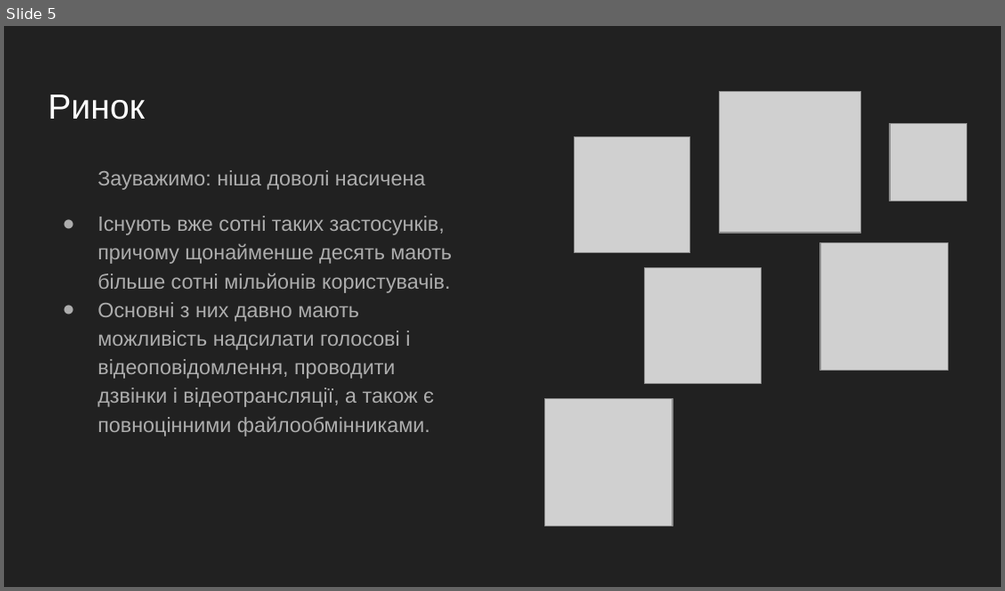
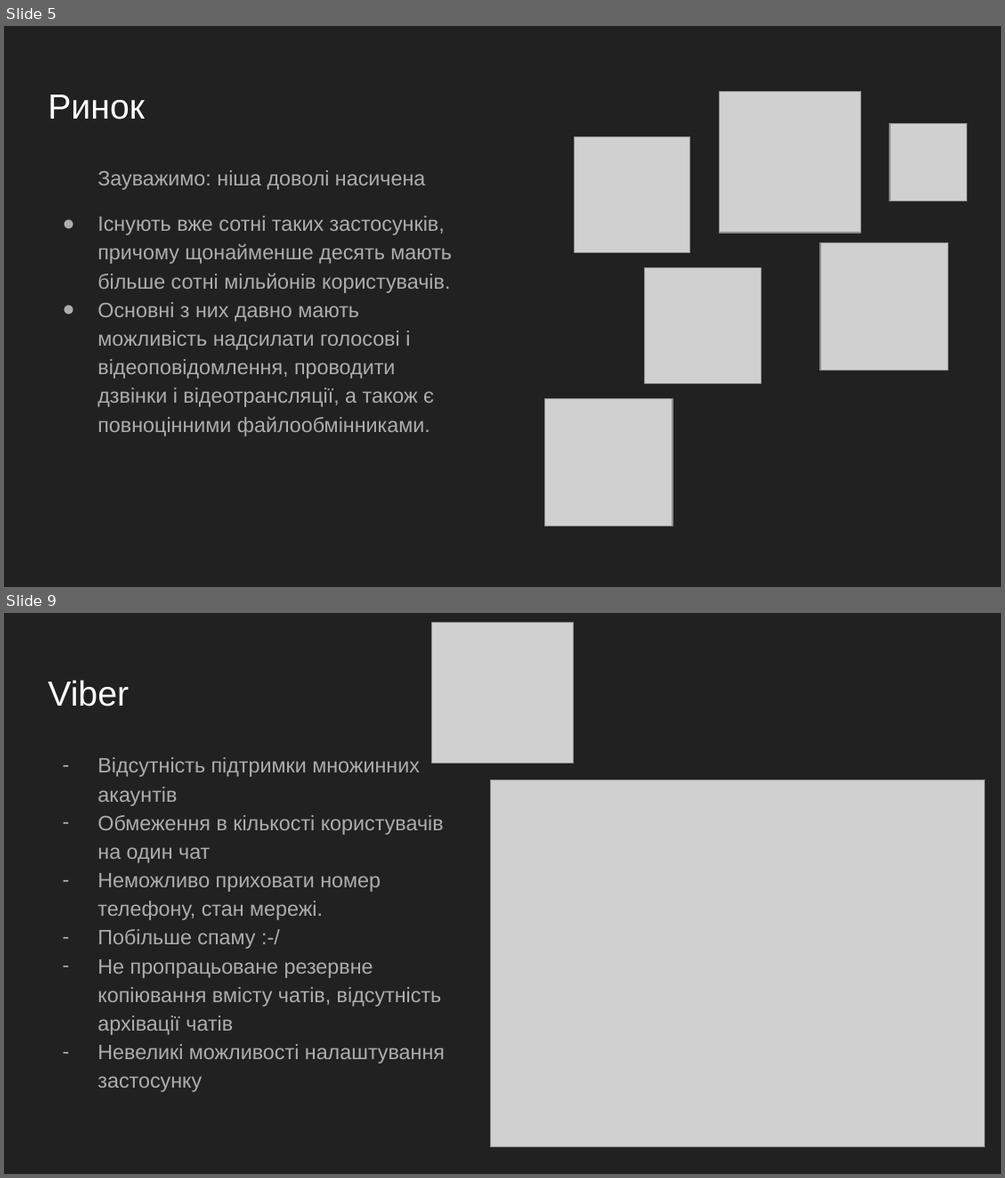
Before and after one commit to witalikh/JustAnotherMessagingApp, a slide deck: Documents/Just Another Messaging App.pptx. Shown one above the other, each under a label of ours: slide 5 before the commit, slides 5 and 9 after it; the slides between them are not shown. The pictures are 1005x591 and 1005x1178 pixels, drawn with LibreOffice and Linux fonts; fonts in the diff are those of the drawing; grey boxes stand for pictures. Boxes give left, top, right and bottom in pixels: in the first picture for what was removed or moved away, otherwise in the second. Text is boxed around its words. In the diff, an @@ line names an element or a change of style, - is before the commit and + after.

```diff
--- a/Documents/Just Another Messaging App.pptx
+++ b/Documents/Just Another Messaging App.pptx
@@ slide 9 added at [4, 613, 1001, 1174], background #212121 @@
@@ picture added at [431, 622, 574, 763] @@
@@ title added at [48, 680, 129, 706], 25.2 pt, text #FFFFFF @@
+Viber
@@ text added at [97, 757, 445, 1092], 15 pt, text #ADADAD @@
+– Відсутність підтримки множинних акаунтів
+– Обмеження в кількості користувачів на один чат
+– Неможливо приховати номер телефону, стан мережі.
+– Побільше спаму :-/
+– Не пропрацьоване резервне копіювання вмісту чатів, відсутність архівації чатів
+– Невеликі можливості налаштування застосунку
@@ picture added at [491, 780, 984, 1147] @@
```
Also in this commit, not shown: 3 slides changed, 7 other slides added.
